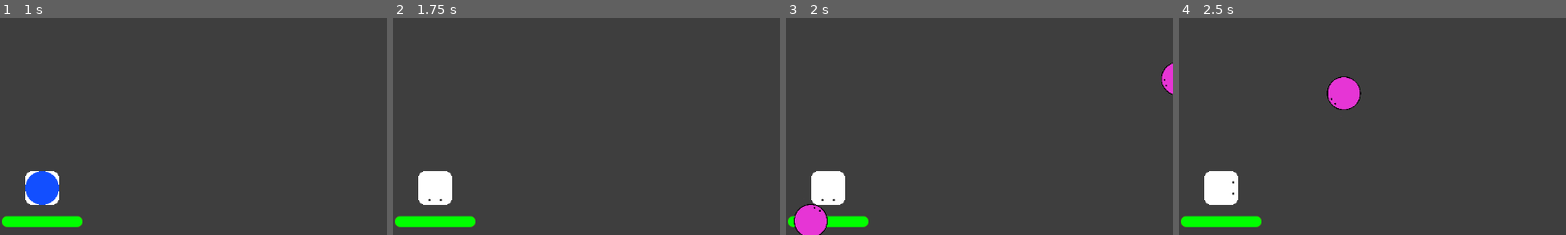
Above: before the commit, frames 1-4 (left to right).
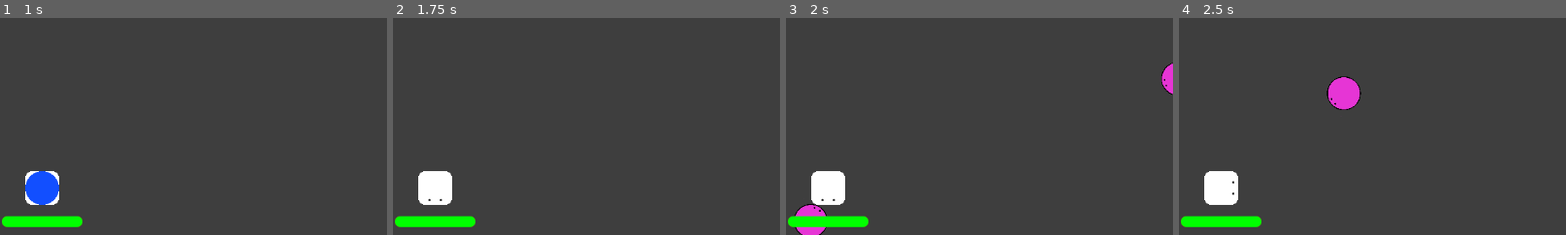
Above: after the commit, the same moments.

Repository: YamatoRyukyu/Unordered
Game: Godot game, scene res://Scenes/survive_game.tscn
The game is run twice, just before and just after one commit, with the same random seed, the same clock (stepped at 60 frames per second) and the same inputs.
Inputs:
- Up to frame 1 (1 s): tap Enter at 0.5 s; hold Right (move_right) from 0.53 s (still down)
- Up to frame 2 (1.75 s): release Right (move_right) at 1.28 s; hold Down (move_down) from 1.28 s (still down)
- Up to frame 3 (2 s): keep holding Down (move_down)
- Up to frame 4 (2.5 s): release Down (move_down) at 2.03 s; hold Right (move_right) from 2.03 s (still down)
The pictures show only the part of the screen within x 45-94%, y 11-61%; the shares and areas given below are measured in that part.

Frames 1-2 are identical in both runs. In frame 3, 0.5% of the frame differs, in the area x 2-11%, y 91-97%; in frame 4, nothing differs.

Commit message:
[feature]levelup

Diff:
--- a/Scenes/Player/player.gd
+++ b/Scenes/Player/player.gd
@@ -6,13 +6,20 @@
 @export var health: float
 var action_index
 var action_len
-var exp:float
+
+var level:int
+var current_exp:int
+var exp_to_next_level:int
+
 
 func _ready() -> void:
 	$ActionTimer.wait_time = 1.0
 	action_index =0
 	action_len =1
-	exp =0.0
+
+	level =1
+	current_exp =0
+	exp_to_next_level =10
 
 func _physics_process(delta):
 	var direction = Input.get_vector("move_left", "move_right","move_up", "move_down")
@@ -37,4 +44,10 @@
 		health_depleted.emit()
 
 func get_exp():
-	exp +=1
+	current_exp +=1
+
+	if exp_to_next_level <= current_exp:
+		current_exp =0
+		level +=1
+		exp_to_next_level =level *10
+	print(current_exp, exp_to_next_level)
--- a/Scenes/survive_game.tscn
+++ b/Scenes/survive_game.tscn
@@ -74,6 +74,7 @@
 [node name="HUD" type="CanvasLayer" parent="."]
 
 [node name="PlayerHBBar" parent="." node_paths=PackedStringArray("target") instance=ExtResource("3_40q2b")]
+z_index = 3
 target = NodePath("../Player")
 relative = Vector2(0, 50)
 
